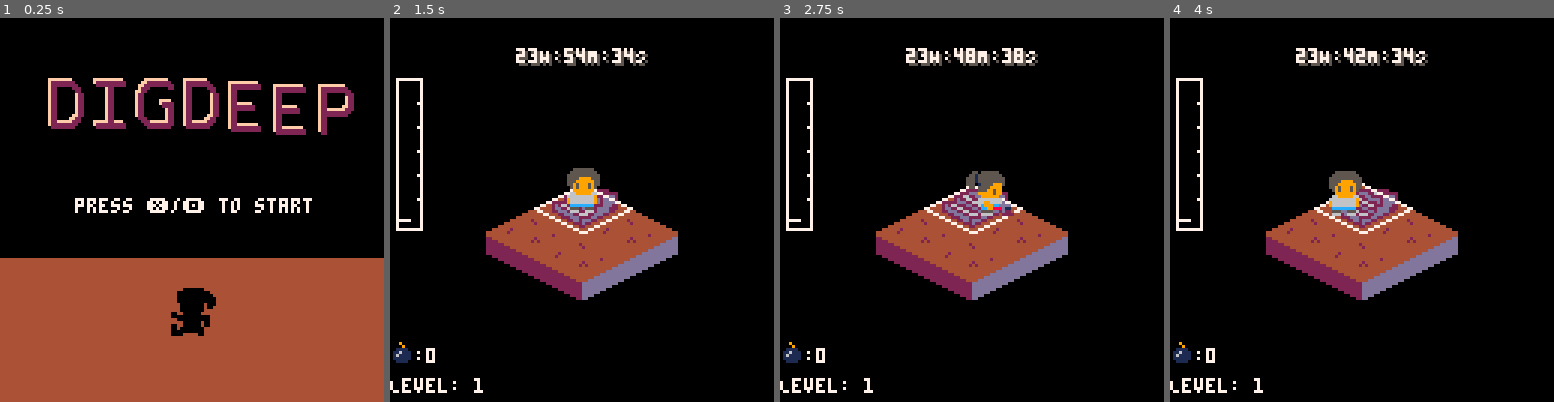
Above: before the commit, frames 1-4 (left to right).
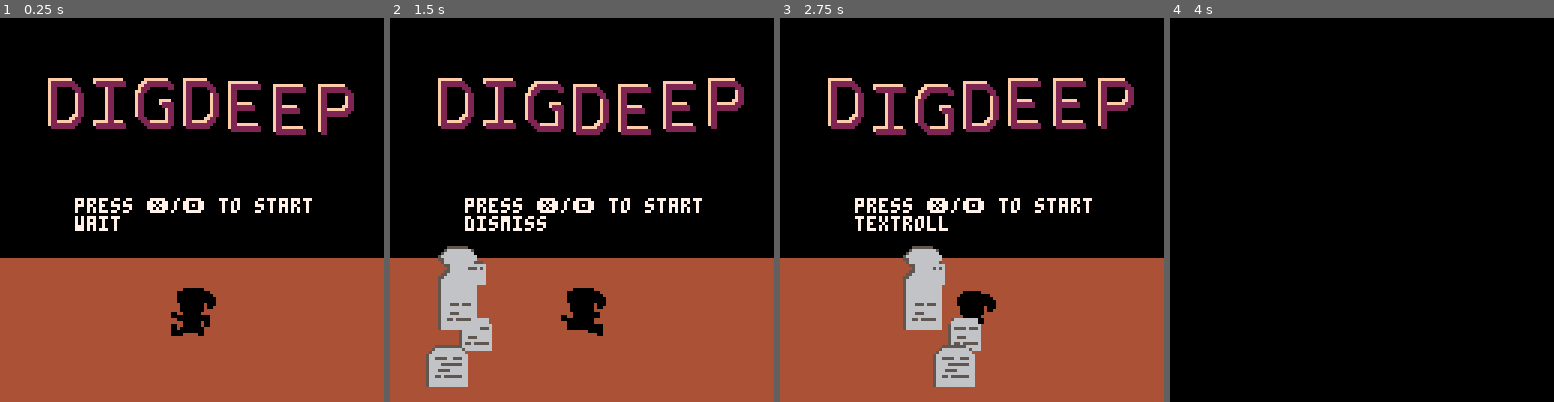
Above: after the commit, the same moments.

Repository: scottnm/collards.p8
Game: PICO-8 cartridge collards.p8
Two runs of this game, one before a commit and one after it. Both use one fixed random seed, a clock stepped at 60 frames per second and the inputs below.
Inputs:
- Up to frame 1 (0.25 s): no input
- Up to frame 2 (1.5 s): tap X (X key) at 0.33, 1.07 s; tap O (Z key) at 0.7 s
- Up to frame 3 (2.75 s): hold Right 1.6-2.1 s; tap O (Z key) at 1.7, 2.1, 2.5 s; tap X (X key) at 1.85 s; hold Up 2.15-2.42 s; hold Right from 2.47 s (still down)
- Up to frame 4 (4 s): tap O (Z key) at 2.9, 3.3, 3.7 s; tap X (X key) at 2.97 s; release Right at 3.03 s; hold Left 3.08-3.58 s; hold Down 3.63-3.97 s

The runs differ from the first frame. In frame 1, 0.2% of the frame differs, in the area x 19-32%, y 51-56%; in frame 2, 50%; in frame 3, 51%, in the area x 0-100%, y 7-100%; in frame 4, 12%.

Commit message:
hacking together some kind of state machine for this intro animation

Diff:
--- a/pregame.lua
+++ b/pregame.lua
@@ -10,6 +10,8 @@
 
     g_title = { g_letters.d, g_letters.i, g_letters.g,
                 g_letters.d, g_letters.e, g_letters.e, g_letters.p }
+
+    g_subphase = "wait"
 
     g_props = {
         make_prop(-130, 0),
@@ -30,6 +32,10 @@
     sspr_centered(164, p.x, p.y, 2, 2, prop_parallax(p))
 end
 
+function draw_main_grave(g)
+    sspr_centered(206, g.x, g.y, 2, 4, prop_parallax(g) * 1.5)
+end
+
 function move_prop(p)
     p.x += 1.5 * prop_parallax(p)
     if p.x > 140 then p.x = -10 end
@@ -41,12 +47,38 @@
 end
 
 function _update_title_screen(input)
-    update_anim(g_player, g_anims.WalkLeft)
-    if input.btn_x_change or input.btn_o_change then
+    if g_subphase == "wait" then
+        update_anim(g_player, g_anims.WalkLeft)
+        if input.btn_x_change or input.btn_o_change then
+            g_subphase = "dismiss"
+        end
+        foreach(g_props, move_prop)
+        g_main_grave = make_prop(-10, 10)
+        g_dismiss_count = 60
+    elseif g_subphase == "dismiss" then
+        update_anim(g_player, g_anims.WalkLeft)
+        move_prop(g_main_grave)
+        foreach(g_props, move_prop)
+        g_dismiss_count -= 1
+        if g_dismiss_count == 0 then
+            g_subphase = "textroll"
+        end
+        g_textroll_count = 40
+    elseif g_subphase == "textroll" then
+        update_anim(g_player, g_anims.IdleLeft)
+        g_textroll_count -= 1
+        if g_textroll_count == 0 then
+            g_subphase = "fade"
+        end
+        g_fade_count = 40
+    elseif g_subphase == "fade" then
+        g_fade_count -= 1
+        if g_fade_count == 0 then
+            g_subphase = "done"
+        end
+    elseif g_subphase == "done" then
         set_phase(GamePhase.MainGame)
     end
-
-    foreach(g_props, move_prop)
 end
 
 function modify_player_palette()
@@ -65,6 +97,11 @@
 
 function _draw_title_screen()
     cls(Colors.Black)
+
+    if g_subphase == "fade" or g_subphase == "done" then
+        return
+    end
+
     rectfill(0, 80, 128, 128, Colors.Brown)
 
     modify_player_palette()
@@ -73,8 +110,13 @@
 
     foreach(g_props, draw_prop)
 
+    if g_main_grave != nil then
+        draw_main_grave(g_main_grave)
+    end
+
     draw_title_text(Colors.Tan, 21, 31)
     draw_title_text(Colors.Maroon, 22, 32)
 
    print("press \151/\142 to start", 25, 60, Colors.White)
+   print(g_subphase, Colors.White)
 end
